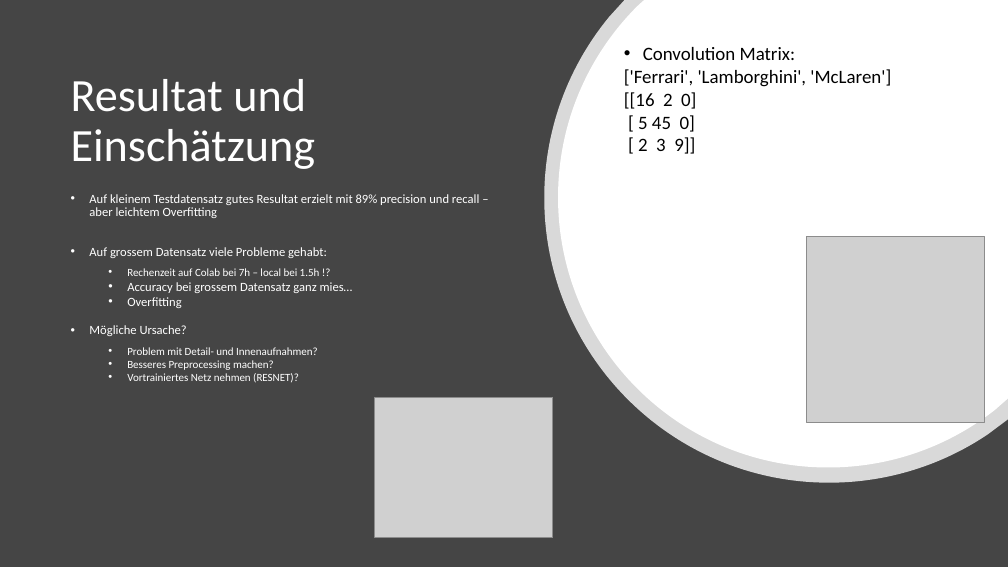
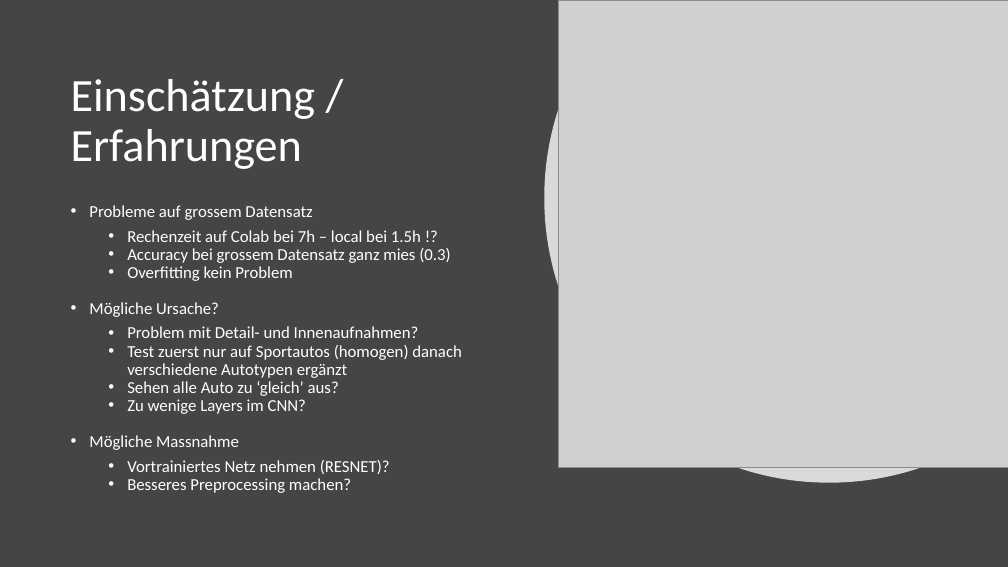
Before and after one commit to alexweltgeist/automarken_cnn, a slide deck: slide 7 of Automarken_CuponeFurrer.pptx (slide 6 before the commit). Drawn at 1008x567 pixels with LibreOffice and Linux fonts; fonts in the diff are those of the drawing; grey boxes stand for pictures. Boxes give left, top, right and bottom in pixels: in the first picture for what was removed or moved away, otherwise in the second. Text is boxed around its words. In the diff, an @@ line names an element or a change of style, - is before the commit and + after.

Commit message:
Final Version

```diff
--- a/Automarken_CuponeFurrer.pptx
+++ b/Automarken_CuponeFurrer.pptx
@@ freeform shape removed at bbox=[558, 0, 1008, 467] @@
@@ picture added at bbox=[558, 0, 1008, 467] @@
@@ rectangle removed at bbox=[612, 39, 1001, 161] @@
-• Convolution Matrix:
-['Ferrari', 'Lamborghini', 'McLaren']
-[[16 2 0]
-[ 5 45 0]
-[ 2 3 9]]
@@ title at bbox=[71, 79, 316, 169]: text changed @@
-Resultat und Einschätzung
+Einschätzung / Erfahrungen
@@ text "Probleme auf grossem Datensatz": place and size @@
-text "Probleme auf grossem Datensatz" at bbox=[89, 194, 479, 383]
+text "Probleme auf grossem Datensatz" at bbox=[89, 205, 462, 493]
@@ text at bbox=[89, 205, 312, 220]: text changed; size 12 to 16 pt @@
-• Auf kleinem Testdatensatz gutes Resultat erzielt mit 89% precision und recall – aber leichtem Overfitting
-• Auf grossem Datensatz viele Probleme gehabt:
+• Probleme auf grossem Datensatz
@@ text at bbox=[89, 230, 421, 493]: size 10.5 to 16 pt in "Rechenzeit auf Colab bei 7h – local ...", "Problem mit Detail- und Innenaufnahmen?", "Besseres Preprocessing machen?"; size 12 to 16 pt in "Mögliche Ursache?"; line spacing 1 to 0.9 @@
@@ picture removed at bbox=[807, 236, 985, 422] @@
@@ text at bbox=[127, 248, 450, 281]: text changed; size 12 to 16 pt @@
-  • Accuracy bei grossem Datensatz ganz mies…
-  • Overfitting
+  • Accuracy bei grossem Datensatz ganz mies (0.3)
+  • Overfitting kein Problem
@@ text at bbox=[89, 345, 462, 474]: paragraphs added @@
+  • Test zuerst nur auf Sportautos (homogen) danach verschiedene Autotypen ergänzt
+  • Sehen alle Auto zu ‘gleich’ aus?
+  • Zu wenige Layers im CNN?
+• Mögliche Massnahme
+  • Vortrainiertes Netz nehmen (RESNET)?
@@ text at bbox=[127, 373, 299, 383]: paragraph removed @@
-  • Vortrainiertes Netz nehmen (RESNET)?
@@ picture removed at bbox=[374, 397, 553, 538] @@
```
Also in this commit, not shown: 3 other slides changed, 1 slide added.
